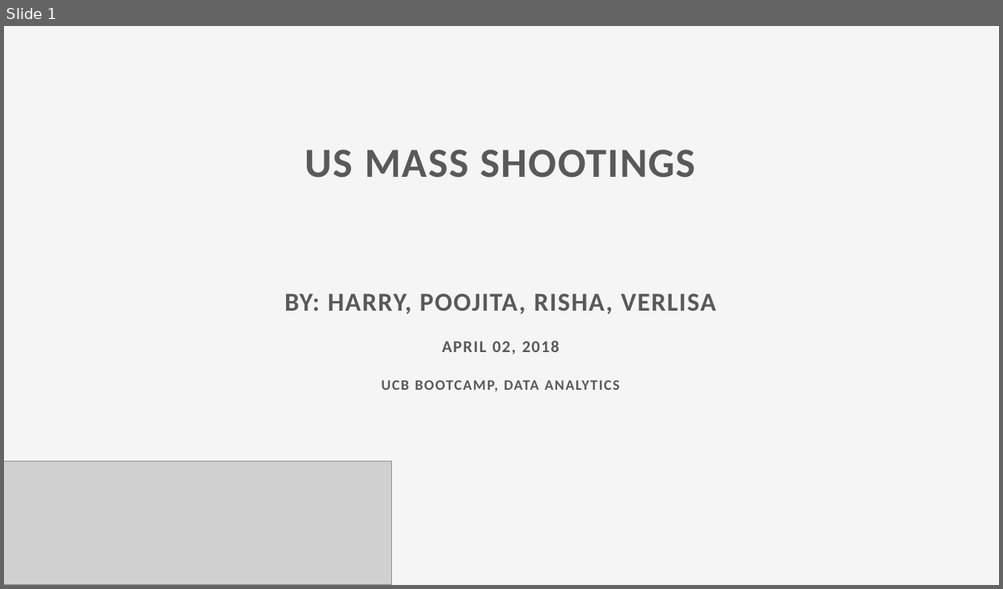
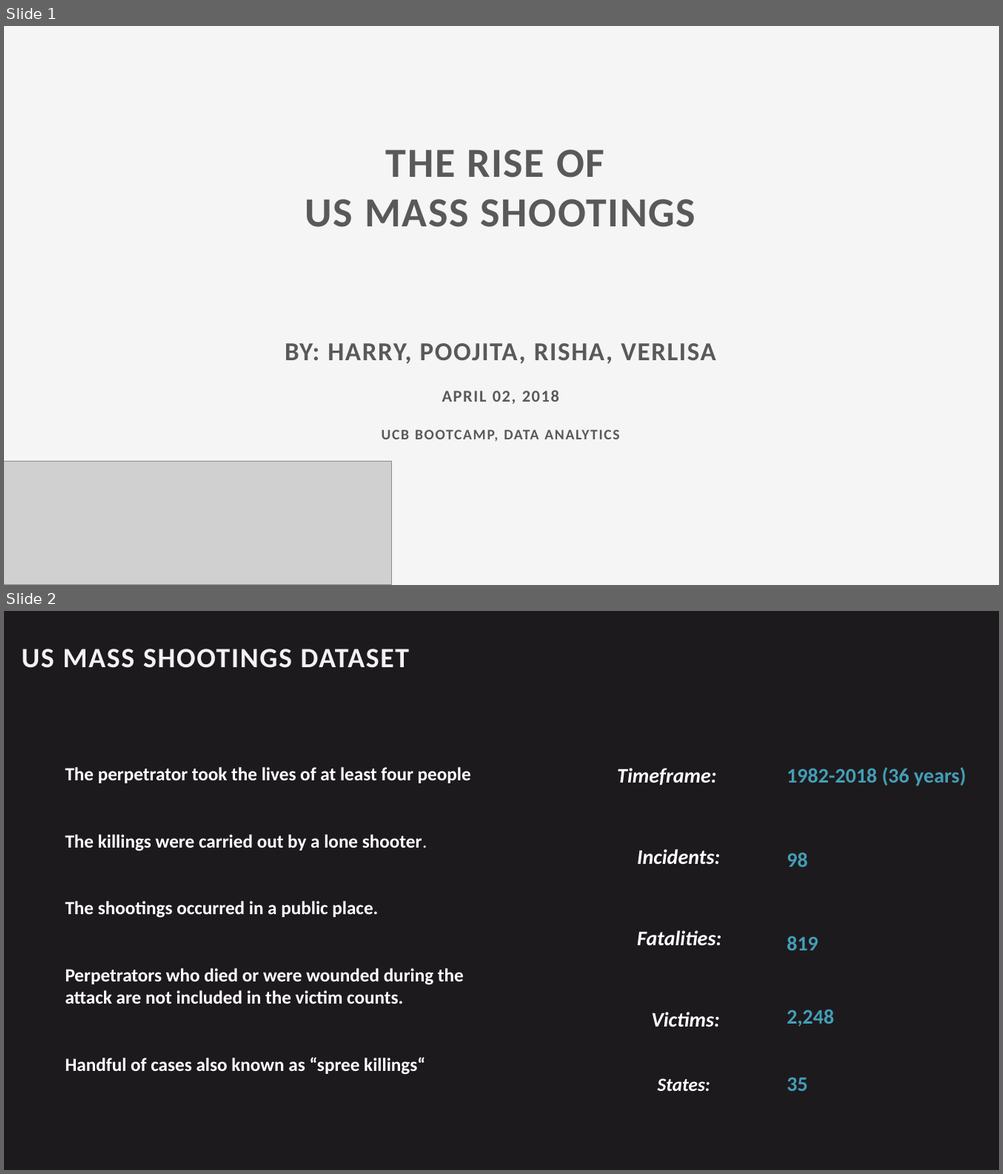
Before and after one commit to shahrisha1/project2_usmassshootings, a slide deck: presentation/us_mass_shootings.pptx. Shown one above the other, each under a label of ours: slide 1 before the commit, slides 1 and 2 after it. The pictures are 1003x589 and 1003x1174 pixels, drawn with LibreOffice and Linux fonts; fonts in the diff are those of the drawing; grey boxes stand for pictures. Boxes give left, top, right and bottom in pixels: in the first picture for what was removed or moved away, otherwise in the second. Text is boxed around its words. In the diff, an @@ line names an element or a change of style, - is before the commit and + after.

```diff
--- a/presentation/us_mass_shootings.pptx
+++ b/presentation/us_mass_shootings.pptx
@@ slide 2 added at [4, 611, 999, 1170], background #1D1A1D @@
@@ text added at [22, 649, 410, 668], 27 pt, text #F2F2F2, bold @@
+US MASS SHOOTINGS DATASET
@@ text added at [65, 767, 471, 1075], 18 pt, text #FFFFFF, bold @@
+The perpetrator took the lives of at least four people
+The killings were carried out by a lone shooter.
+The shootings occurred in a public place.
+Perpetrators who died or were wounded during the attack are not included in the victim counts.
+Handful of cases also known as “spree killings“
@@ text added at [617, 768, 716, 786], 20 pt, text #FFFFFF, bold, italic @@
+Timeframe:
@@ text added at [786, 767, 965, 786], 20 pt, text #439EB7, bold @@
+1982-2018 (36 years)
@@ text added at [637, 849, 720, 864], 20 pt, text #FFFFFF, bold, italic @@
+Incidents:
@@ text added at [786, 852, 807, 867], 20 pt, text #439EB7, bold @@
+98
@@ text added at [637, 931, 721, 945], 20 pt, text #FFFFFF, bold, italic @@
+Fatalities:
@@ text added at [786, 936, 818, 951], 20 pt, text #439EB7, bold @@
+819
@@ text added at [786, 1009, 834, 1027], 20 pt, text #439EB7, bold @@
+2,248
@@ text added at [651, 1012, 720, 1028], 20 pt, text #FFFFFF, bold, italic @@
+Victims:
@@ text added at [657, 1079, 710, 1091], 18 pt, text #FFFFFF, bold, italic @@
+States:
@@ text added at [786, 1077, 807, 1091], 20 pt, text #439EB7, bold @@
+35
@@ slide 1 changed as well @@
@@ text at [386, 150, 604, 178]: paragraph added @@
+THE RISE OF
```
Also in this commit, not shown: 2 other slides changed, 15 slides removed, 30 other files.
